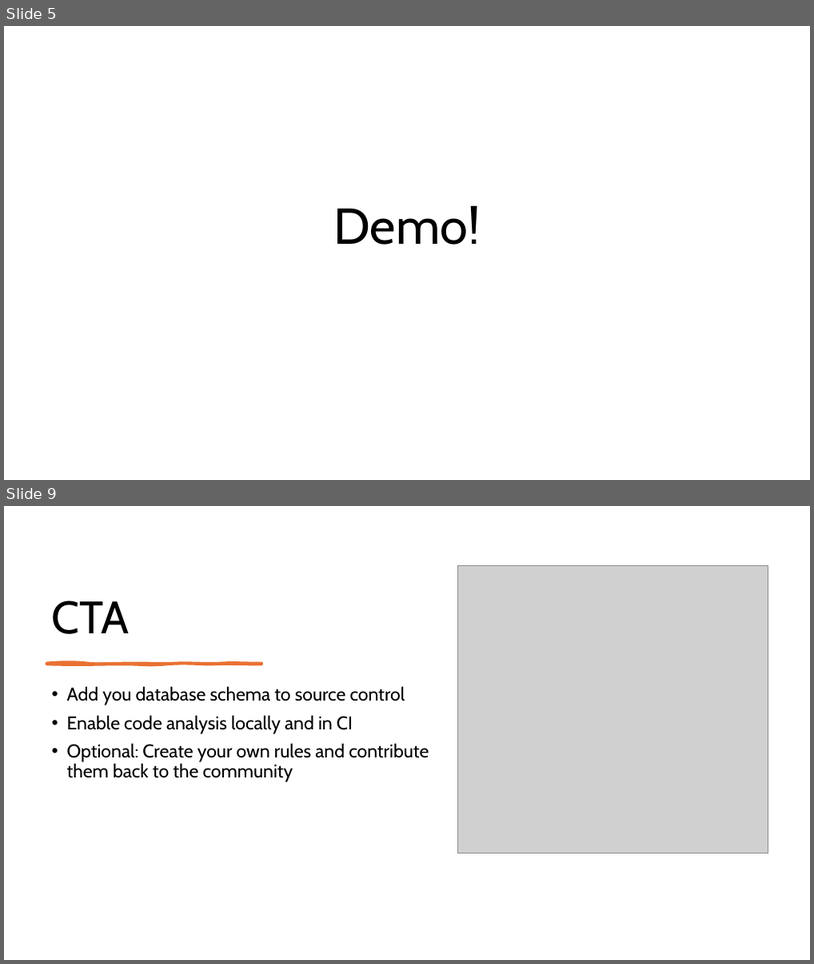
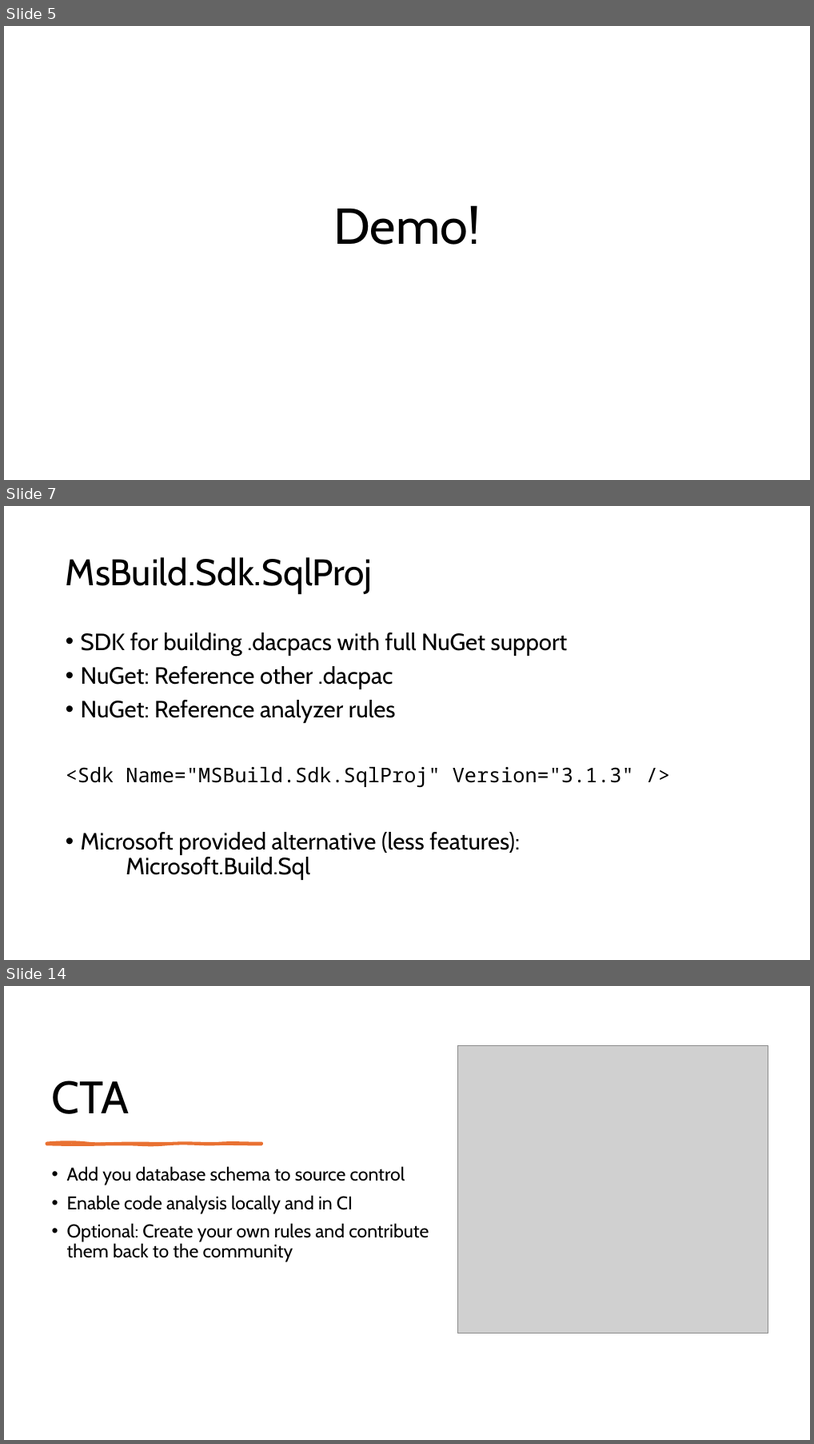
Before and after one commit to ErikEJ/TsqlAnalysis, a slide deck: T-SQL Code analysis.pptx. Shown one above the other, each under a label of ours: slides 5 and 9 before the commit, slides 5, 7 and 14 after it; the slides between them are not shown. The pictures are 814x964 and 814x1444 pixels, drawn with LibreOffice and Linux fonts; fonts in the diff are those of the drawing; grey boxes stand for pictures. Boxes give left, top, right and bottom in pixels: in the first picture for what was removed or moved away, otherwise in the second. Text is boxed around its words. In the diff, an @@ line names an element or a change of style, - is before the commit and + after.

```diff
--- a/T-SQL Code analysis.pptx
+++ b/T-SQL Code analysis.pptx
@@ slide 7 added at <box>4,506,810,960</box>, background #FFFFFF @@
@@ title added at <box>66,557,373,594</box>, 44 pt, text #000000 @@
+MsBuild.Sdk.SqlProj
@@ text added at <box>66,632,634,880</box>, 28 pt, text #000000 @@
+• SDK for building .dacpacs with full NuGet support
+• NuGet: Reference other .dacpac
+• NuGet: Reference analyzer rules
+<Sdk Name="MSBuild.Sdk.SqlProj" Version="3.1.3" />
+• Microsoft provided alternative (less features):
+  Microsoft.Build.Sql
@@ what was slide 9 is now slide 14 @@
```
Also in this commit, not shown: 4 slides changed, 7 other slides added, 1 other file.
